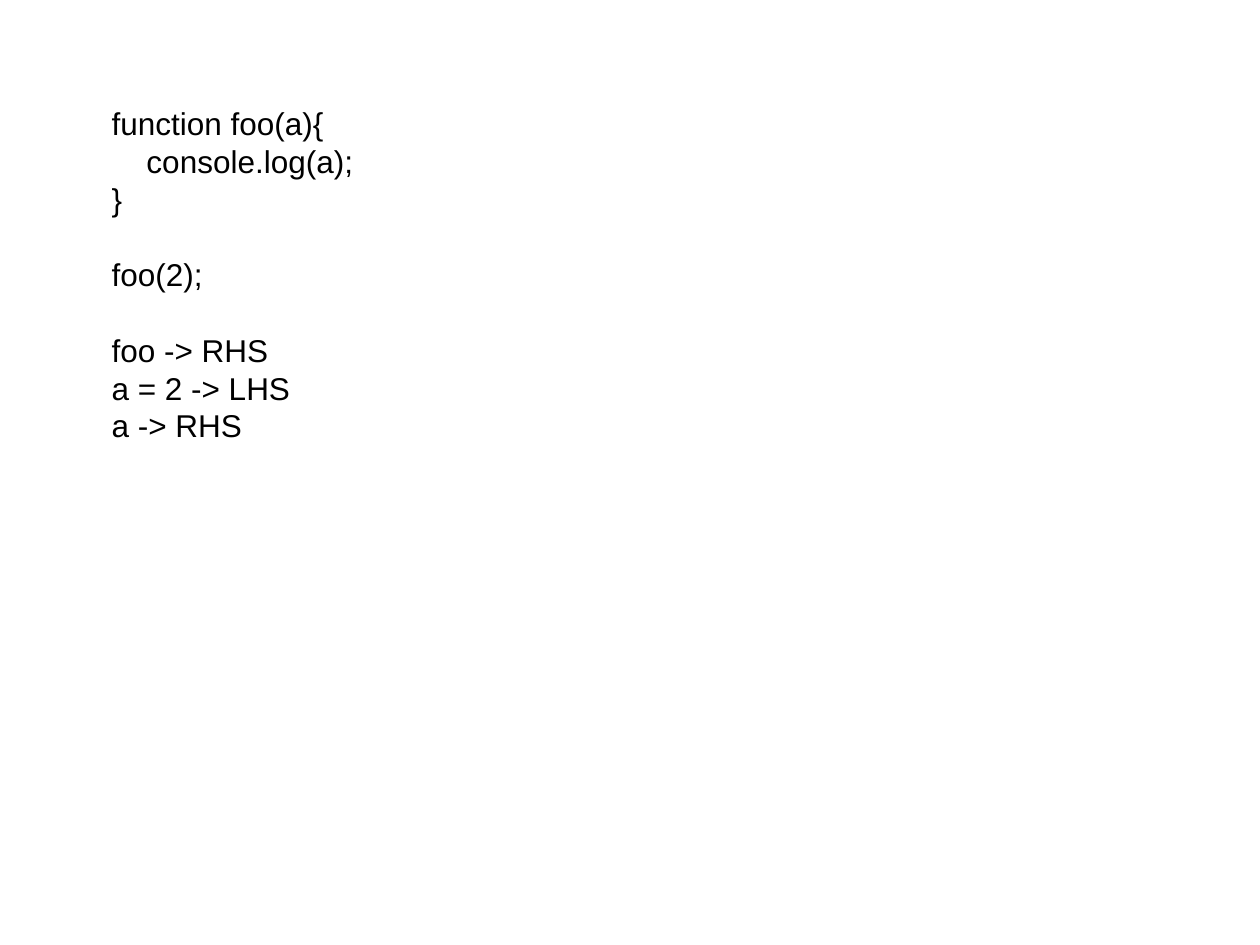
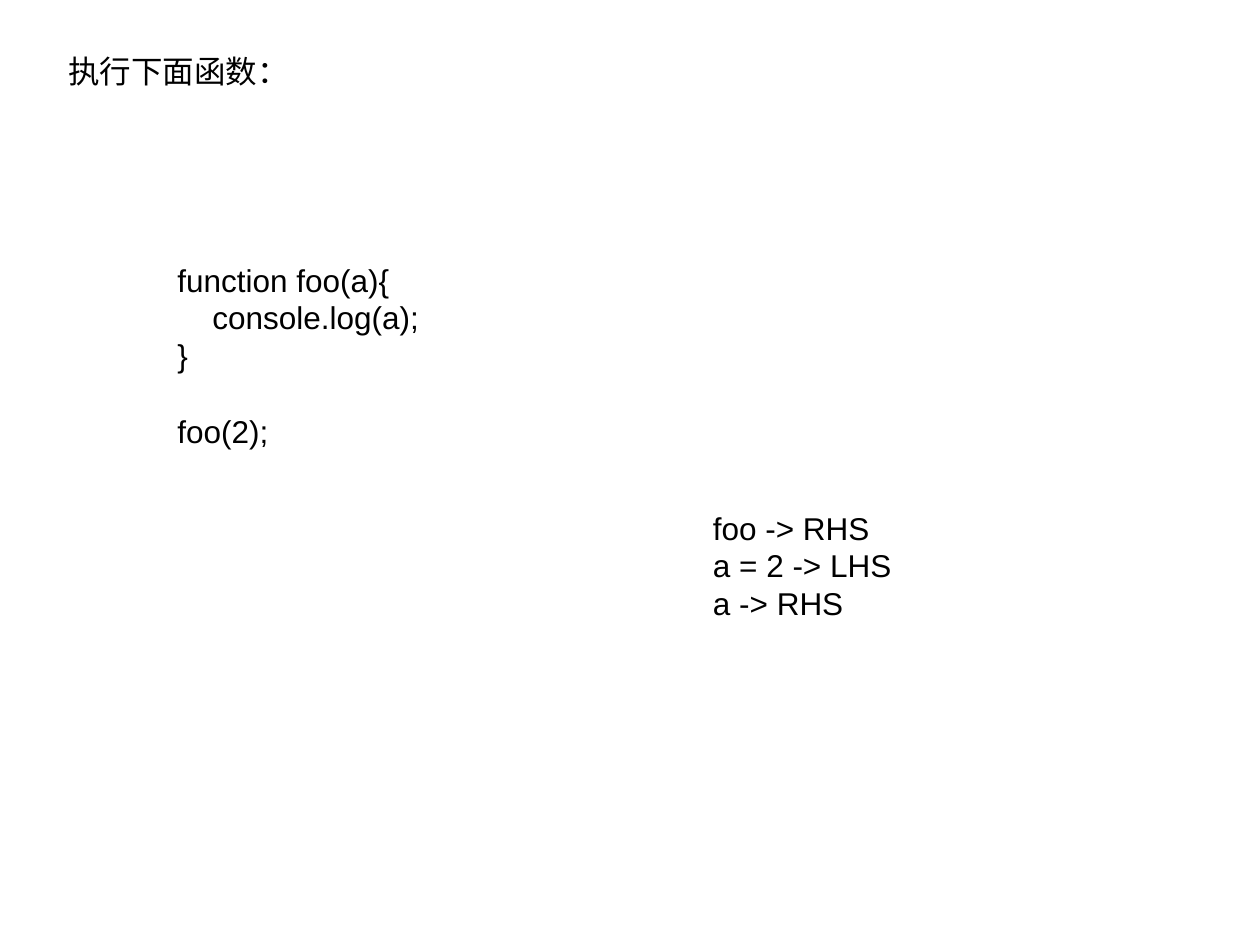
Before and after one commit to linfenpan/flamingo, a slide deck: slide 6 of share/脚本执行的3兄弟.ppt (slide 5 before the commit). Drawn at 1260x945 pixels with LibreOffice and Linux fonts; fonts in the diff are those of the drawing. Boxes give left, top, right and bottom in pixels: in the first picture for what was removed or moved away, otherwise in the second. Text is boxed around its words. In the diff, an @@ line names an element or a change of style, - is before the commit and + after.

```diff
--- a/share/脚本执行的3兄弟.ppt
+++ b/share/脚本执行的3兄弟.ppt
@@ text added at [68, 56, 288, 86], 18 pt, text #000000 @@
+执行下面函数：
@@ text "function foo(a){": place and size @@
-text "function foo(a){" at [112, 112, 352, 438]
+text "function foo(a){" at [177, 269, 418, 449]
@@ text at [112, 339, 290, 438]: paragraphs removed @@
-foo -> RHS
-a = 2 -> LHS
-a -> RHS
@@ text added at [713, 517, 891, 616], 18 pt, text #000000 @@
+foo -> RHS
+a = 2 -> LHS
+a -> RHS
```
Also in this commit, not shown: 8 other slides changed, 1 slide added, 5 slides removed, 23 other files.
